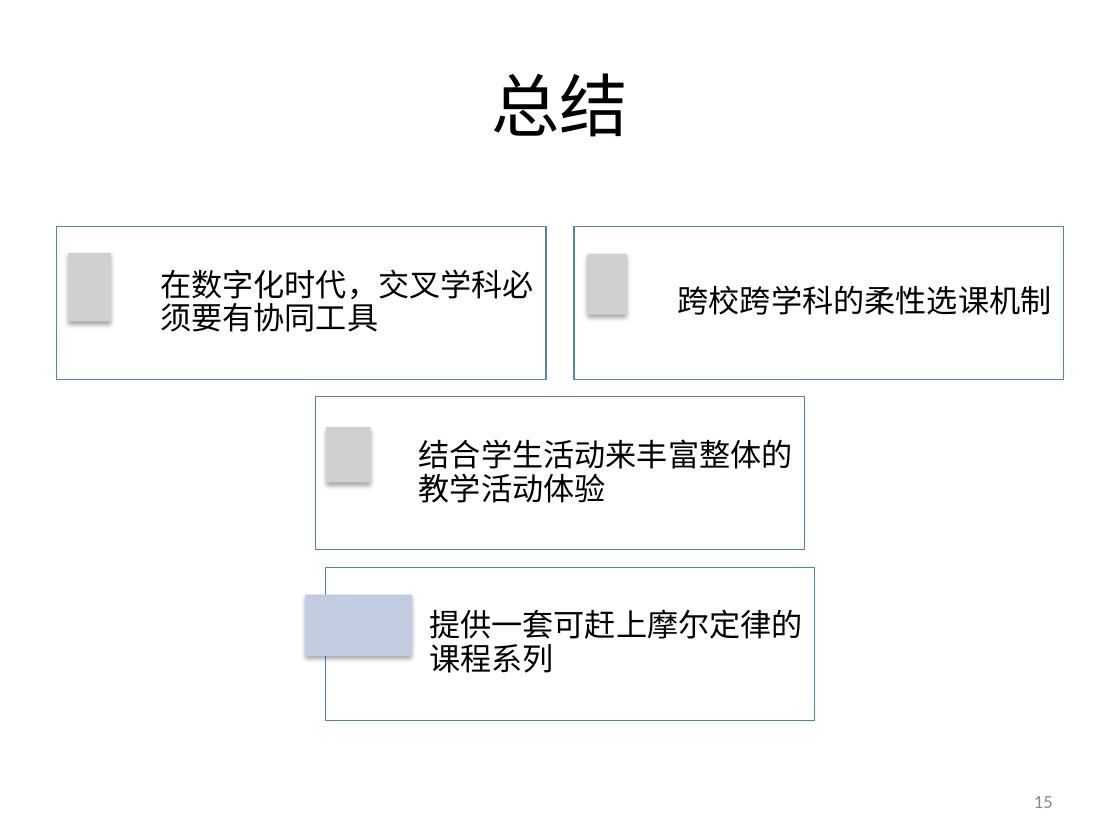
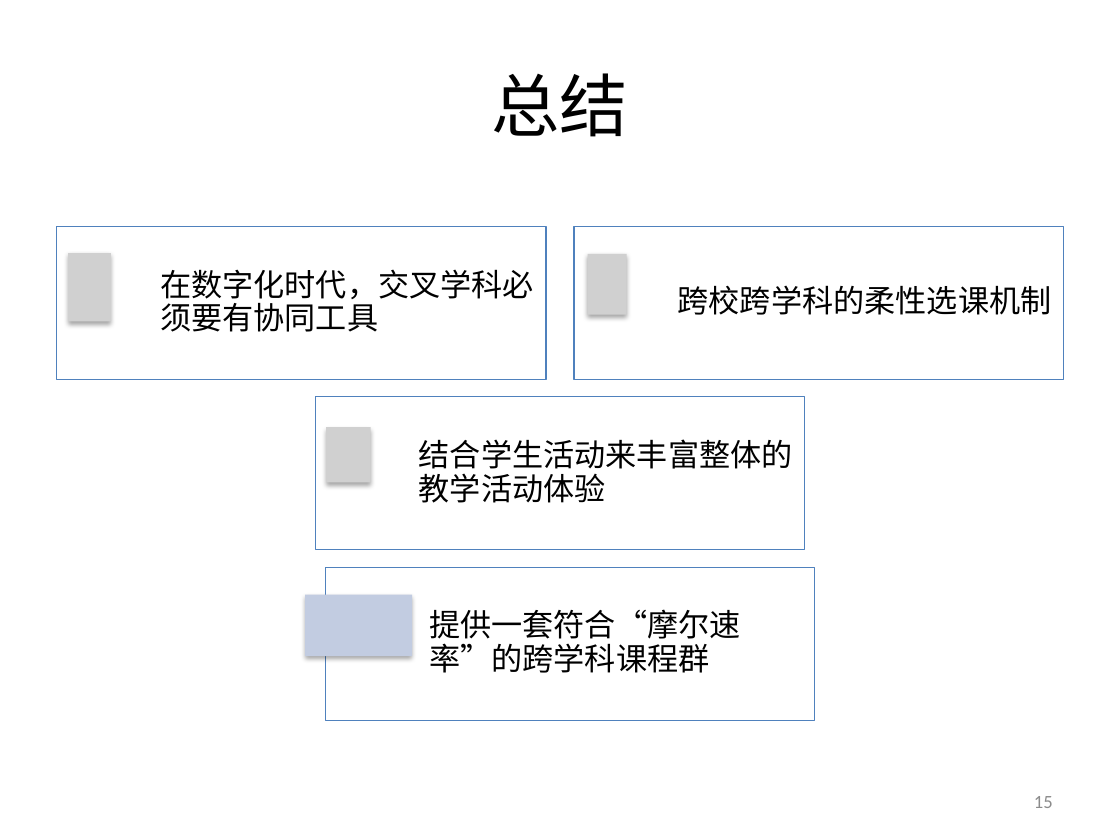
Before and after one commit to woodyme/2014JanXLP, a slide deck: slide 15 of 课程方案/XLP_WorkFLow_CHN.pptx. Drawn at 1120x840 pixels with LibreOffice and Linux fonts; fonts in the diff are those of the drawing; grey boxes stand for pictures; background and template pictures are left out. Boxes give left, top, right and bottom in pixels: in the first picture for what was removed or moved away, otherwise in the second. Text is boxed around its words. In the diff, an @@ line names an element or a change of style, - is before the commit and + after.

```diff
--- a/课程方案/XLP_WorkFLow_CHN.pptx
+++ b/课程方案/XLP_WorkFLow_CHN.pptx
@@ text at (429,609,741,673): text changed @@
-提供一套可赶上摩尔定律的课程系列
+提供一套符合“摩尔速率”的跨学科课程群
```
Also in this commit, not shown: 2 other files.
